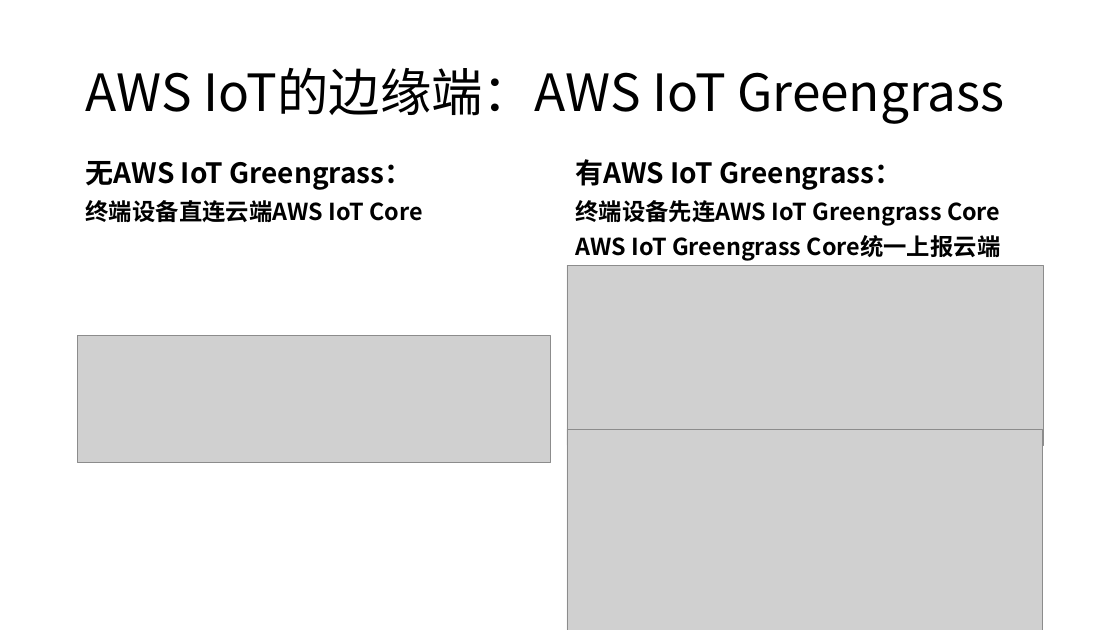
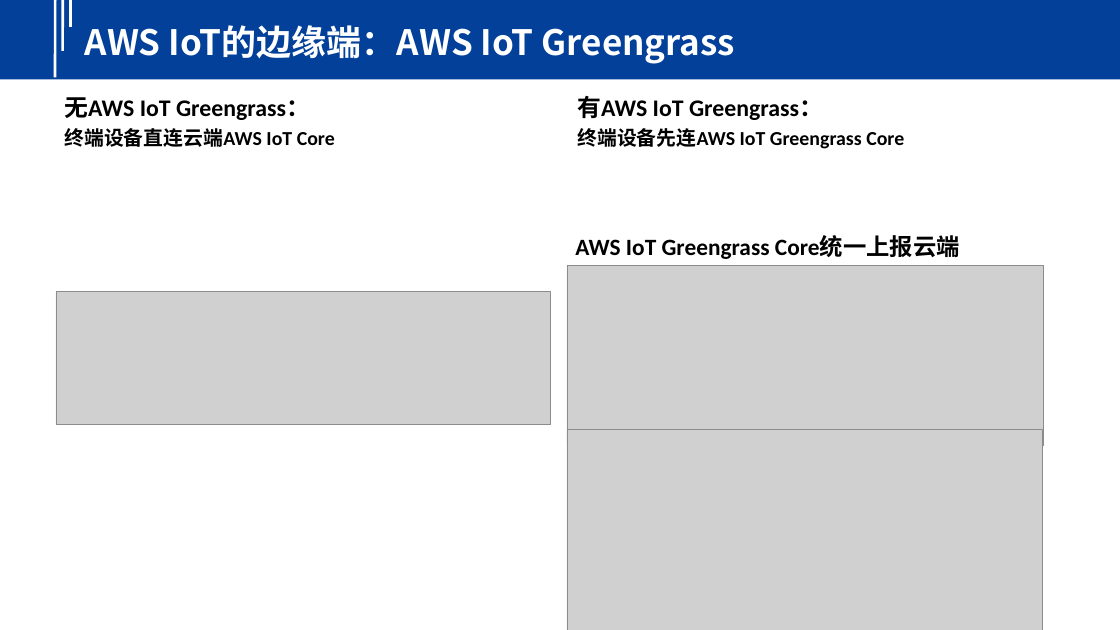
Before and after one commit to yindaheng98/Notebook, a slide deck: slide 7 of 学习笔记/边缘计算/AWSIoT.pptx (slide 6 before the commit). Drawn at 1120x630 pixels with LibreOffice and Linux fonts; fonts in the diff are those of the drawing; grey boxes stand for pictures. Boxes give left, top, right and bottom in pixels: in the first picture for what was removed or moved away, otherwise in the second. Text is boxed around its words. In the diff, an @@ line names an element or a change of style, - is before the commit and + after.

```diff
--- a/学习笔记/边缘计算/AWSIoT.pptx
+++ b/学习笔记/边缘计算/AWSIoT.pptx
@@ group added at (0,0,1120,79): 3 lines, 1 rectangle @@
@@ title "AWS IoT的边缘端：AWS IoT Greengrass": place and size @@
-title "AWS IoT的边缘端：AWS IoT Greengrass" at (86,68,1004,124)
+title "AWS IoT的边缘端：AWS IoT Greengrass" at (85,25,735,64)
@@ title "AWS IoT的边缘端：AWS IoT Greengrass" at (85,25,735,64): size 44 to 30 pt, text colour #000000 to #FFFFFF, bold on; line spacing 0.9 to 1 @@
@@ text "无AWS IoT Greengrass：": place and size @@
-text "无AWS IoT Greengrass：" at (86,161,422,222)
+text "无AWS IoT Greengrass：" at (64,97,335,147)
@@ text "无AWS IoT Greengrass：" at (64,97,335,147): size 24 to 20.4 pt in "无AWS IoT Greengrass："; font Noto Sans CJK SC to Calibri; size 20 to 17 pt in "终端设备直连云端AWS IoT Core"; line spacing 0.9 to 1; less space between paragraphs @@
@@ text "有AWS IoT Greengrass：": place and size @@
-text "有AWS IoT Greengrass：" at (575,159,1000,226)
+text "有AWS IoT Greengrass：" at (577,96,904,149)
@@ text "有AWS IoT Greengrass：" at (577,96,904,149): size 24 to 20.4 pt in "有AWS IoT Greengrass："; font Noto Sans CJK SC to Calibri; size 20 to 17 pt in "终端设备先连AWS IoT Greengrass Core"; line spacing 0.9 to 1; less space between paragraphs @@
@@ text "AWS IoT Greengrass Core统一上报云端" at (575,236,960,259): font Noto Sans CJK SC to Calibri @@
@@ picture: place and size @@
-picture at (77,336,551,463)
+picture at (56,292,551,424)
```
Also in this commit, not shown: 7 other slides changed, 1 slide added, 6 other files.
